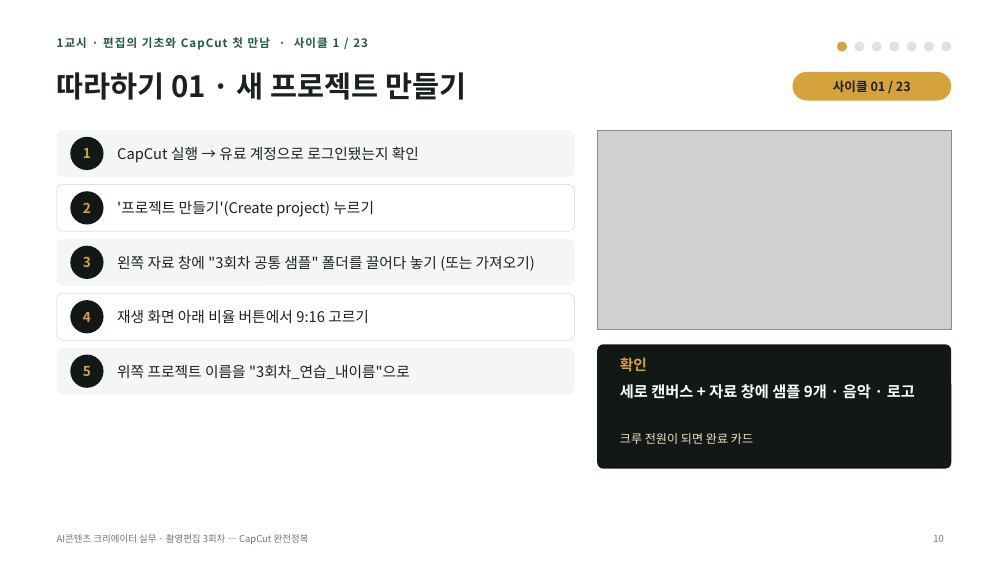
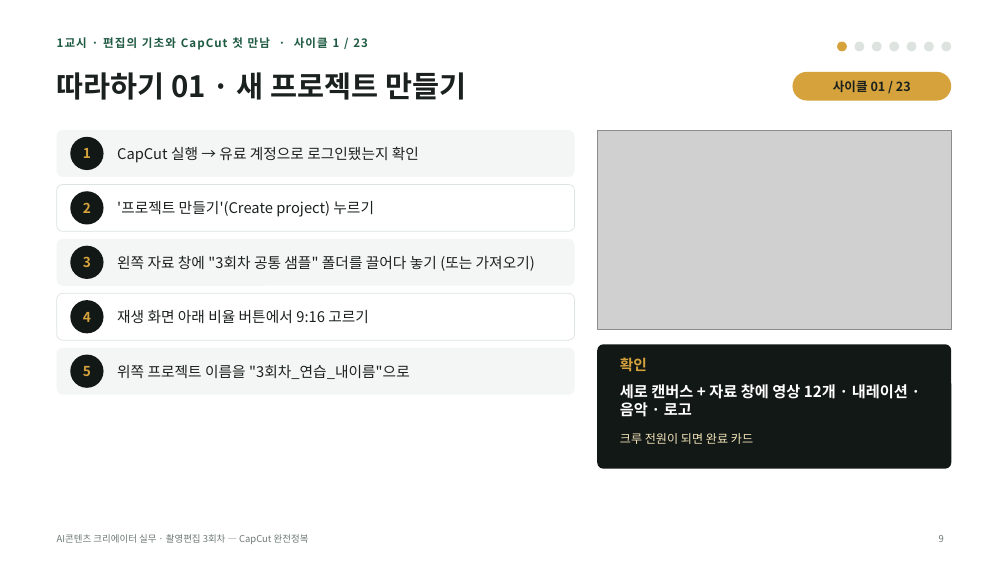
Before and after one commit to yujida/MARUBIT, a slide deck: slide 9 of lectures/03/3회차_CapCut완전정복_슬라이드.pptx (slide 10 before the commit). Drawn at 1008x567 pixels with LibreOffice and Linux fonts; fonts in the diff are those of the drawing; grey boxes stand for pictures. Boxes give left, top, right and bottom in pixels: in the first picture for what was removed or moved away, otherwise in the second. Text is boxed around its words. In the diff, an @@ line names an element or a change of style, - is before the commit and + after.

```diff
--- a/lectures/03/3회차_CapCut완전정복_슬라이드.pptx
+++ b/lectures/03/3회차_CapCut완전정복_슬라이드.pptx
@@ text at box(620, 384, 908, 417): text changed @@
-세로 캔버스 + 자료 창에 샘플 9개 · 음악 · 로고
+세로 캔버스 + 자료 창에 영상 12개 · 내레이션 · 음악 · 로고
@@ page number at box(939, 535, 944, 542): text changed @@
-10
+9
```
Also in this commit, not shown: 3 other slides changed, 1 slide removed, 1 other file.
